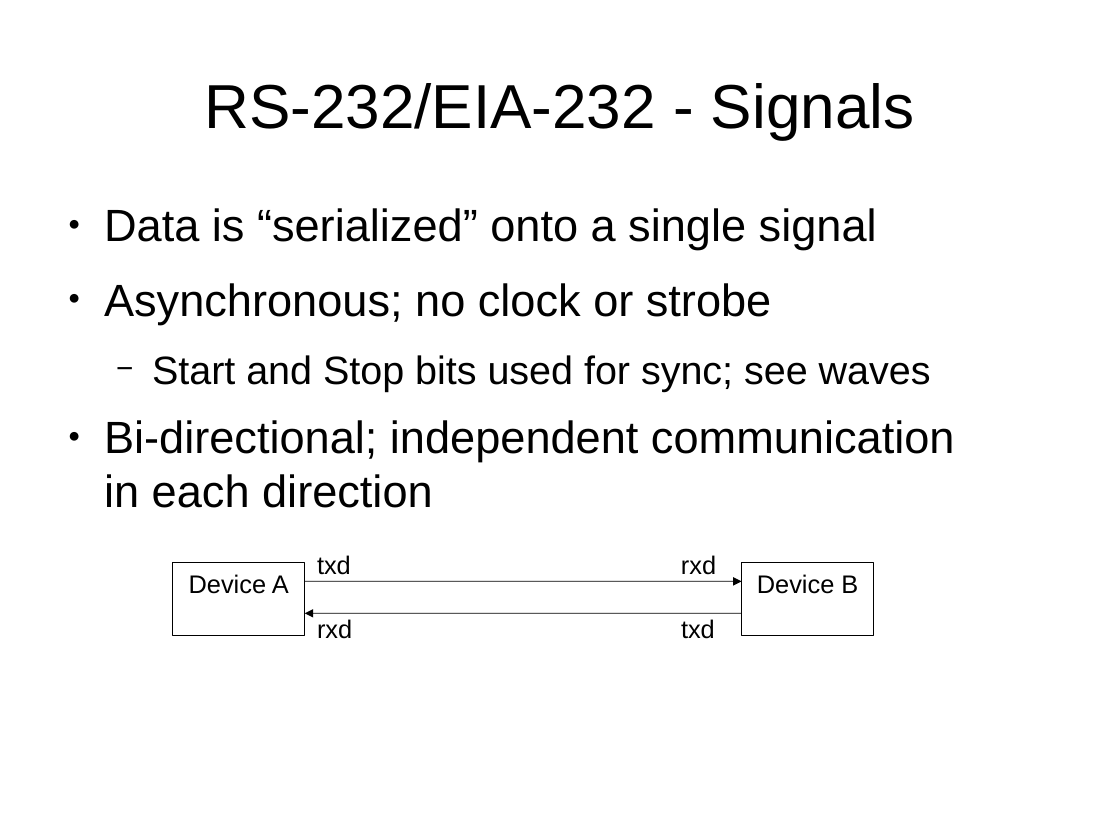
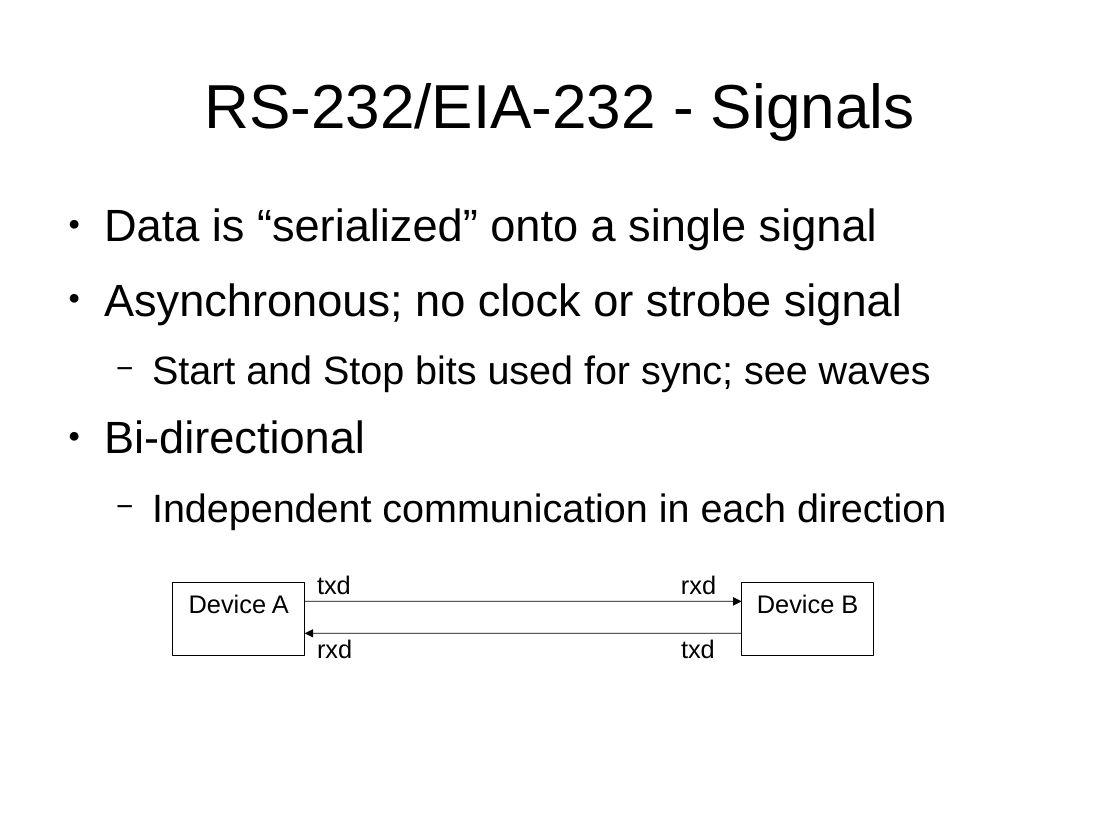
Before and after one commit to swarren/presentations, a slide deck: slide 11 of bus-protocols/bus-protocols.odp. Drawn at 1120x840 pixels with LibreOffice and Linux fonts; fonts in the diff are those of the drawing. Boxes give left, top, right and bottom in pixels: in the first picture for what was removed or moved away, otherwise in the second. Text is boxed around its words. In the diff, an @@ line names an element or a change of style, - is before the commit and + after.

```diff
--- a/bus-protocols/bus-protocols.odp
+++ b/bus-protocols/bus-protocols.odp
@@ text at (x1=104, y1=283, x2=902, y2=324): text changed @@
-● Asynchronous; no clock or strobe
+● Asynchronous; no clock or strobe signal
@@ text at (x1=104, y1=420, x2=946, y2=529): text changed; size 32 to 28 pt @@
-● Bi-directional; independent communication
-  in each direction
+● Bi-directional
+  − Independent communication in each direction
@@ 4 texts, 2 rectangles moved together from (x1=173, y1=555, x2=874, y2=639) to (x1=173, y1=575, x2=874, y2=659) @@
@@ arrow moved from (305, 614) - (742, 614) to (305, 602) - (742, 602) @@
@@ arrow (305, 602) - (742, 602): arrowheads changed @@
@@ arrow moved from (305, 581) - (742, 581) to (305, 633) - (742, 633) @@
@@ arrow (305, 633) - (742, 633): arrowheads changed @@
```
Also in this commit, not shown: 13 other slides changed, 1 slide added, 4 other files.
